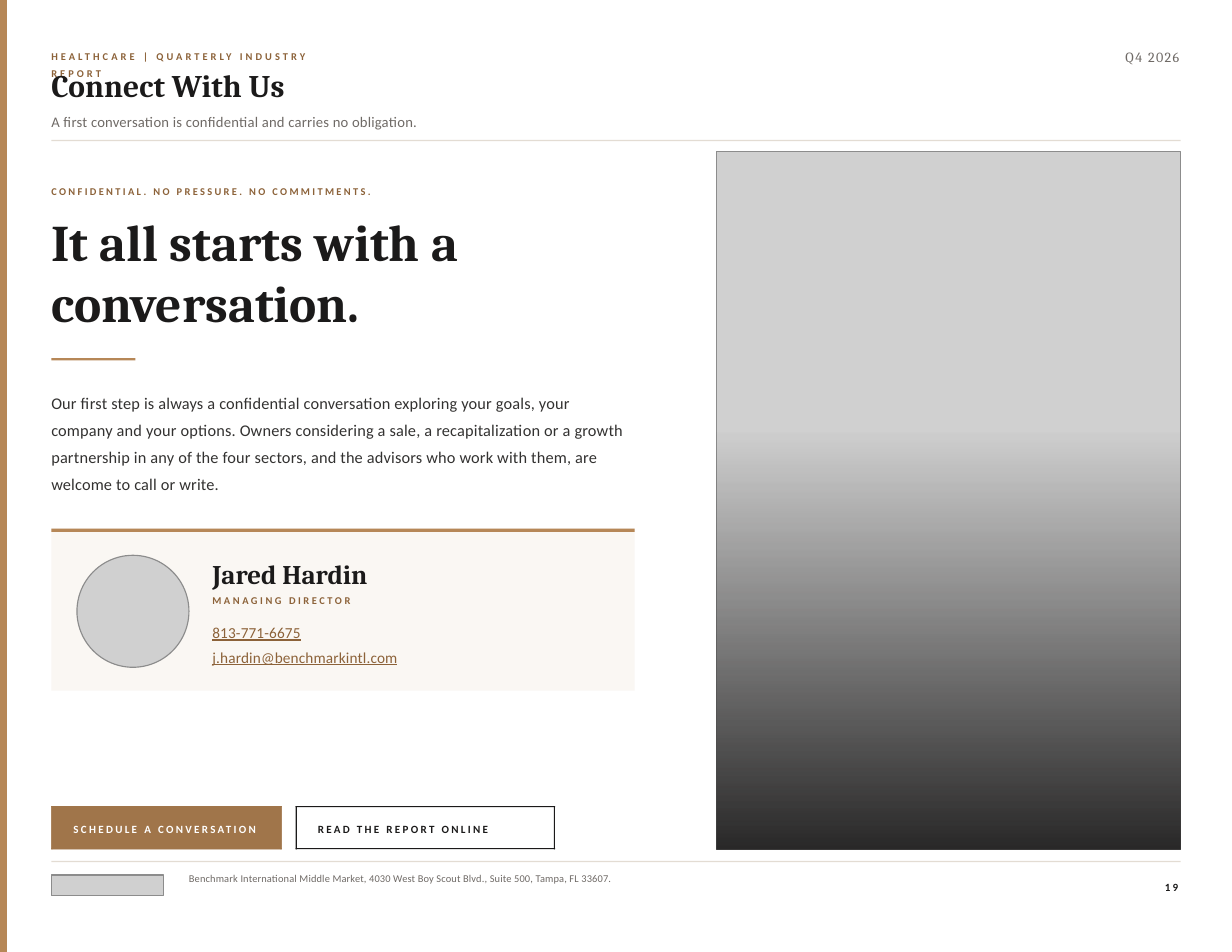
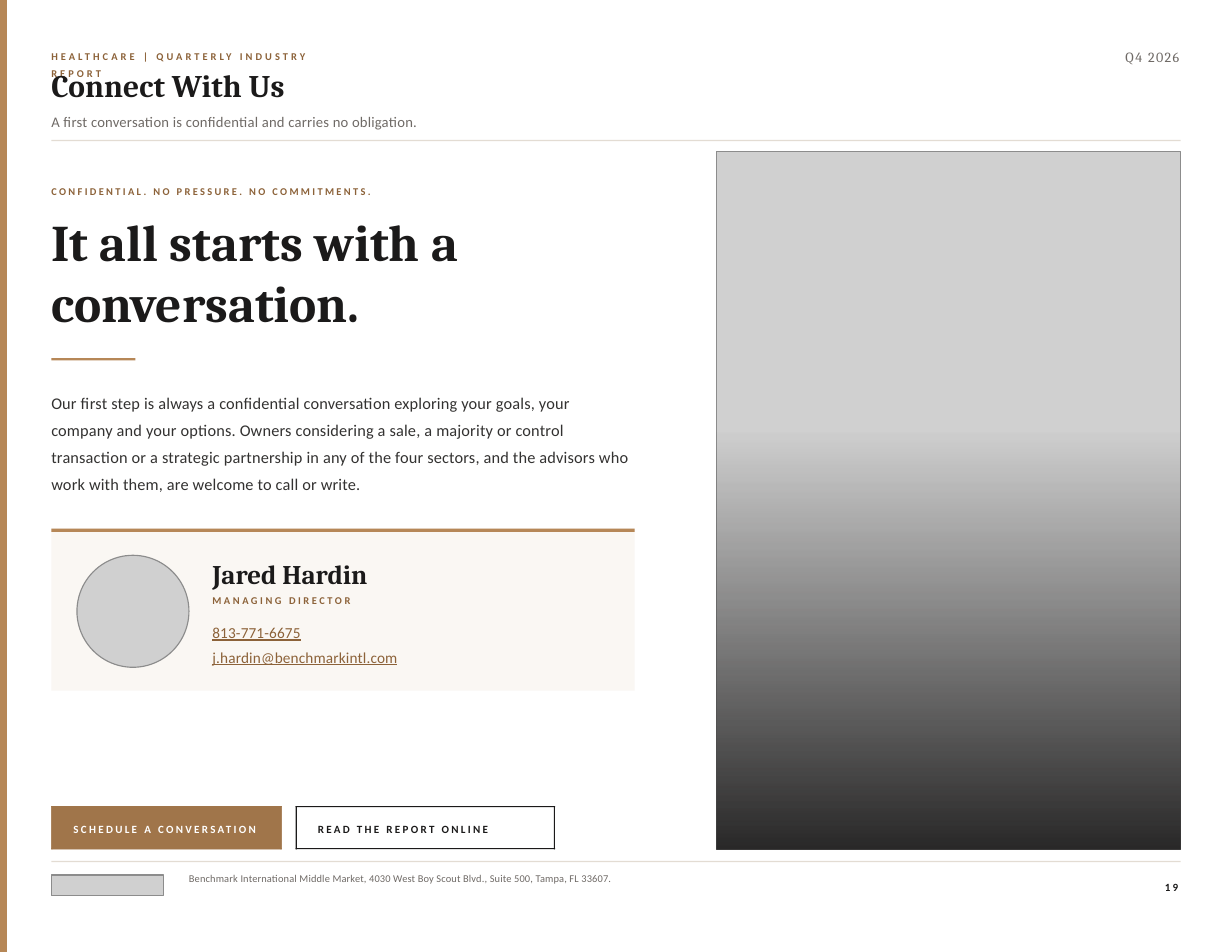
Before and after one commit to jp-hardin/about, a slide deck: slide 19 of mid-market-practice/_build/reports/healthcare-q4-2026/brief.pptx. Drawn at 1232x952 pixels with LibreOffice and Linux fonts; fonts in the diff are those of the drawing; grey boxes stand for pictures. Boxes give left, top, right and bottom in pixels: in the first picture for what was removed or moved away, otherwise in the second. Text is boxed around its words. In the diff, an @@ line names an element or a change of style, - is before the commit and + after.

```diff
--- a/mid-market-practice/_build/reports/healthcare-q4-2026/brief.pptx
+++ b/mid-market-practice/_build/reports/healthcare-q4-2026/brief.pptx
@@ text at (51,397,628,492): text changed @@
-Our first step is always a confidential conversation exploring your goals, your company and your options. Owners considering a sale, a recapitalization or a growth partnership in any of the four sectors, and the advisors who work with them, are welcome to call or write.
+Our first step is always a confidential conversation exploring your goals, your company and your options. Owners considering a sale, a majority or control transaction or a strategic partnership in any of the four sectors, and the advisors who work with them, are welcome to call or write.
```
Also in this commit, not shown: 2 other slides changed, 30 other files.
